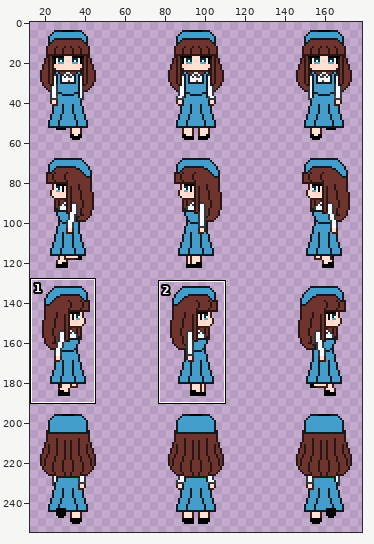
Two states of a sprite sheet, sprites/characters/player/player.png. Above, an overview of the earlier version with the close-up marked.
Close-up. Earlier state:
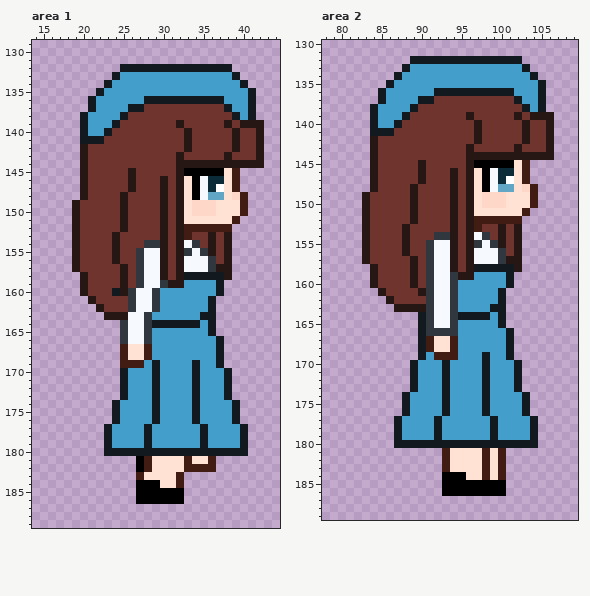
The file is 192x256 pixels. Pixels under 10% opacity are left out. Colours within 5 levels of each other are drawn and written as one. Shown: area 1: x 14..44, y 129..189; area 2: x 78..109, y 130..189. The wide view leaves out empty margins. The commit also changed other parts of the picture, which this record leaves out.
And afterwards:
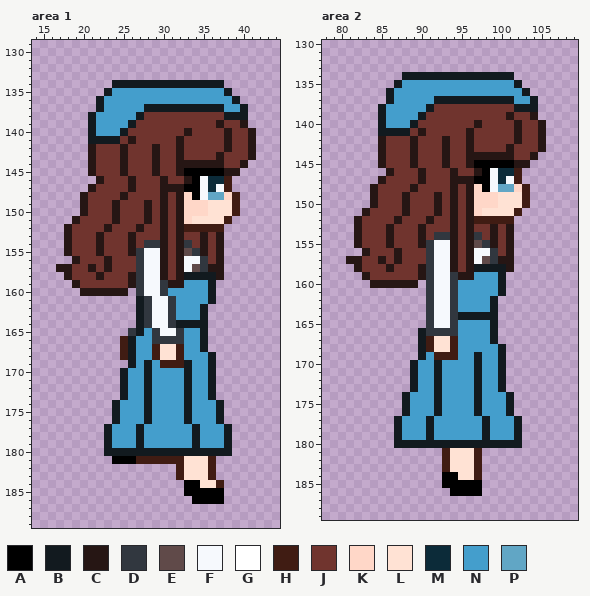
Palette (. is transparent): A #000000  B #121a1f  C #261614  D #31373f  E #604a49  F #f6f9fd  G #ffffff  H #401c13  J #70342e  K #ffd7c8  L #ffe2d4  M #0c2b39  N #449ecc  P #61a6c5
The exact change:
Area 1:
y 132: x 25..38 BBBBBBBBBBBBBB -> ..............
y 133: x 24..39 BNNNNNNNNNNNNNNB -> ................
y 134: x 23..40 BNNNNNNNNNNNNNNNNB -> .BBBBBBBBBBBBBB...
y 135: x 22..23 BN -> .B; x 38..41 NNNB -> B...
y 136: x 21..22 BN -> .B; x 28..37 BBBBBBBBBB -> NNNNNNNNNN; x 39..41 NNB -> B..
y 137: x 21..22 BN -> .B; x 26..38 BBJJJJJJJJJJB -> NNBBBBBBBBBBN; x 40..41 NB -> B.
y 138: x 20..21 BN -> .B; x 25..27 BJJ -> NNB; x 38 J -> B; x 40..41 NB -> B.
y 139: x 20..21 BN -> .B; x 24..26 BJJ -> NNB; x 32 C -> J; x 37..38 JC -> CJ; x 41..42 CC -> ..
y 140: x 20..21 BN -> .B; x 23..25 BJJ -> NNB; x 38..39 JC -> CJ; x 41..42 JC -> C.
y 141: x 20 B -> .; x 23..24 JJ -> BB; x 26 J -> C; x 32..33 JC -> CJ; x 38..39 JC -> CJ; x 41..42 JC -> C.
y 142: x 20..21 CJ -> .C; x 25 J -> C; x 29 J -> C; x 32..33 JC -> CJ; x 38..39 JC -> CJ; x 41..42 JC -> C.
y 143: x 20..21 CJ -> .C; x 25 J -> C; x 29 J -> C; x 37..38 JC -> CJ; x 41..42 JC -> C.
y 144: x 20..21 CJ -> .C; x 25 J -> C; x 29 J -> C; x 38..39 CC -> JJ; x 41..42 CC -> ..
y 145: x 20..21 CJ -> .C; x 25..26 JC -> CJ; x 29 J -> C; x 38..39 LH -> CC
y 146: x 20..22 CJJ -> ..C; x 32..33 CL -> JC; x 38..39 LH -> H.
y 147: x 20..21 CJ -> .C; x 31 J -> C; x 33 L -> A; x 37..39 GLH -> FH.
y 148: x 33 L -> K; x 38..40 LKH -> KH.
y 149..150: x 19..20 CJ -> .C; x 24..25 JC -> CJ; x 28 J -> C; x 33 L -> K; x 36 K -> L; x 39..40 LH -> H.
y 151: x 24..25 JC -> CJ; x 28 J -> C; x 33 L -> K; x 38..39 LH -> H.
y 152: x 18..19 .C -> CJ; x 23 J -> C; x 25 C -> J; x 27 J -> C; x 38 H -> .
y 153: x 18..19 .C -> CJ; x 22 J -> C; x 24 C -> J; x 26 J -> C; x 33 H -> J; x 35..38 JCJC -> CJC.
y 154: x 18..19 .C -> CJ; x 22 J -> C; x 24 C -> J; x 26 J -> C; x 33..38 FDJCJC -> DJCJC.
y 155: x 18..19 .C -> CJ; x 22 J -> C; x 24 C -> J; x 26 J -> C; x 33..38 DFDCJC -> EDCJC.
y 156: x 23..24 JC -> CJ; x 35..38 FDJC -> DJC.
y 157: x 17..19 ..C -> CCJ; x 21 J -> C; x 23 J -> C; x 25 C -> J; x 34..36 FFD -> EDC; x 38 C -> .
y 158: x 18..20 ..C -> CJJ; x 22 J -> C; x 25..26 CJ -> JC; x 37..38 BC -> C.
y 159: x 19..20 .C -> CJ; x 25..26 CJ -> JC; x 36..37 NB -> B.
y 160: x 21..24 JJJB -> CCCC; x 26..27 DF -> .D; x 29..30 DN -> FD; x 36..37 NB -> B.
y 161: x 21..31 CJJJJDFFDNN -> ......BDFFD
y 162: x 22..31 CJJJDFFDNN -> .....BDFFD; x 35..36 NB -> B.
y 163: x 23..27 CCCFF -> ....B; x 29..31 NNN -> FFD; x 36 B -> .
y 164: x 25..27 DFF -> ..B; x 29..31 BBB -> FFD; x 35..36 NB -> B.
y 165: x 25..32 DFFDNNNN -> .DBNDFFD; x 35..36 NB -> B.
y 166: x 25..32 DFFDNNNN -> HBNNDDDD; x 35..37 NNB -> B..
y 167: x 26..32 LLHNNNN -> BNNHLLH; x 35..37 NNB -> B..
y 168: x 26..32 LLHNNNN -> BNNHLLH; x 36..37 NB -> B.
y 169: x 25..34 HHHNBNNNNB -> .BNBNHHHBN; x 36..37 NB -> B.
y 170..173: x 28..29 NB -> BN; x 33..34 NB -> BN; x 36..38 NNB -> B..
y 174..176: x 28..29 NB -> BN; x 33..34 NB -> BN; x 37..39 NNB -> B..
y 177..179: x 27..28 NB -> BN; x 34..35 NB -> BN; x 38..40 NNB -> B..
y 180: x 39..40 BB -> ..
y 181: x 24..27 ...A -> AAAH; x 29..33 LLLLH -> HHHHL
y 182: x 27..35 AHLLLLHHH -> .....HLLL
y 183: x 27..31 HLLLL -> .....; x 33..36 .... -> LLLH
y 184: x 27..37 AAALLH..... -> ......AALLH
y 185: x 27..37 AAAAAA..... -> ......AAAAA
y 186: x 27..32 AAAAAA -> ......; x 34..37 .... -> AAAA
Area 2:
y 132: x 89..102 BBBBBBBBBBBBBB -> ..............
y 133: x 88..103 BNNNNNNNNNNNNNNB -> ................
y 134: x 87..104 BNNNNNNNNNNNNNNNNB -> .BBBBBBBBBBBBBB...
y 135: x 86..87 BN -> .B; x 102..105 NNNB -> B...
y 136: x 85..86 BN -> .B; x 92..101 BBBBBBBBBB -> NNNNNNNNNN; x 103..105 NNB -> B..
y 137: x 85..86 BN -> .B; x 90..102 BBJJJJJJJJJJB -> NNBBBBBBBBBBN; x 104..105 NB -> B.
y 138: x 84..85 BN -> .B; x 89..91 BJJ -> NNB; x 102 J -> B; x 104..105 NB -> B.
y 139: x 84..85 BN -> .B; x 88..90 BJJ -> NNB; x 96 C -> J; x 101..102 JC -> CJ; x 105..106 CC -> ..
y 140: x 84..85 BN -> .B; x 87..89 BJJ -> NNB; x 102..103 JC -> CJ; x 105..106 JC -> C.
y 141: x 84 B -> .; x 87..88 JJ -> BB; x 90 J -> C; x 96..97 JC -> CJ; x 102..103 JC -> CJ; x 105..106 JC -> C.
y 142: x 84..85 CJ -> .C; x 89 J -> C; x 93 J -> C; x 96..97 JC -> CJ; x 102..103 JC -> CJ; x 105..106 JC -> C.
y 143: x 84..85 CJ -> .C; x 89 J -> C; x 93 J -> C; x 101..102 JC -> CJ; x 105..106 JC -> C.
y 144: x 84..85 CJ -> .C; x 89 J -> C; x 93 J -> C; x 102..103 CC -> JJ; x 105..106 CC -> ..
y 145: x 84..85 CJ -> .C; x 89..90 JC -> CJ; x 93 J -> C; x 102..103 LH -> CC
y 146: x 84..86 CJJ -> ..C; x 96..97 CL -> JC; x 102..103 LH -> H.
y 147: x 84..85 CJ -> .C; x 95 J -> C; x 97 L -> A; x 101..103 GLH -> FH.
y 148: x 97 L -> K; x 102..104 LKH -> KH.
y 149..150: x 83..84 CJ -> .C; x 88..89 JC -> CJ; x 92 J -> C; x 97 L -> K; x 100 K -> L; x 103..104 LH -> H.
y 151: x 88..89 JC -> CJ; x 92 J -> C; x 97 L -> K; x 102..103 LH -> H.
y 152: x 82..83 .C -> CJ; x 87 J -> C; x 89 C -> J; x 91 J -> C; x 102 H -> .
y 153: x 82..83 .C -> CJ; x 86 J -> C; x 88 C -> J; x 90 J -> C; x 97 H -> J; x 99..102 JCJC -> CJC.
y 154: x 82..83 .C -> CJ; x 86 J -> C; x 88 C -> J; x 90 J -> C; x 97..102 FDJCJC -> DJCJC.
y 155: x 82..83 .C -> CJ; x 86 J -> C; x 88 C -> J; x 90 J -> C; x 97..102 DFDCJC -> EDCJC.
y 156: x 87..88 JC -> CJ; x 99..102 FDJC -> DJC.
y 157: x 81..83 ..C -> CCJ; x 85 J -> C; x 87 J -> C; x 89 C -> J; x 98..100 FFD -> EDC; x 102 C -> .
y 158: x 82..84 ..C -> CJJ; x 86 J -> C; x 89..90 CJ -> JC; x 101..102 BC -> C.
y 159: x 83..84 .C -> CJ; x 89..90 CJ -> JC; x 100..101 NB -> B.
y 160: x 85..88 JJJJ -> CCCC; x 90 J -> .; x 100..101 NB -> B.
y 161: x 85..90 CJJJJC -> ......
y 162: x 86..90 CJJJJ -> .....; x 99..100 NB -> B.
y 163: x 87..90 CCCC -> ....; x 100 B -> .
y 164..165: x 90 B -> .; x 99..100 NB -> B.
y 166..167: x 99..101 NNB -> B..
y 168: x 100..101 NB -> B.
y 169: x 97..98 NB -> BN; x 100..101 NB -> B.
y 170..173: x 92..93 NB -> BN; x 97..98 NB -> BN; x 100..102 NNB -> B..
y 174..176: x 92..93 NB -> BN; x 97..98 NB -> BN; x 101..103 NNB -> B..
y 177..179: x 91..92 NB -> BN; x 98..99 NB -> BN; x 102..104 NNB -> B..
y 180: x 103..104 BB -> ..
y 181..183: x 97..100 LHLH -> H...
y 184: x 95 A -> L; x 97..100 LHLH -> H...
y 185: x 98..100 AAA -> ...
y 186: x 93 A -> .; x 98..100 AAA -> ...
